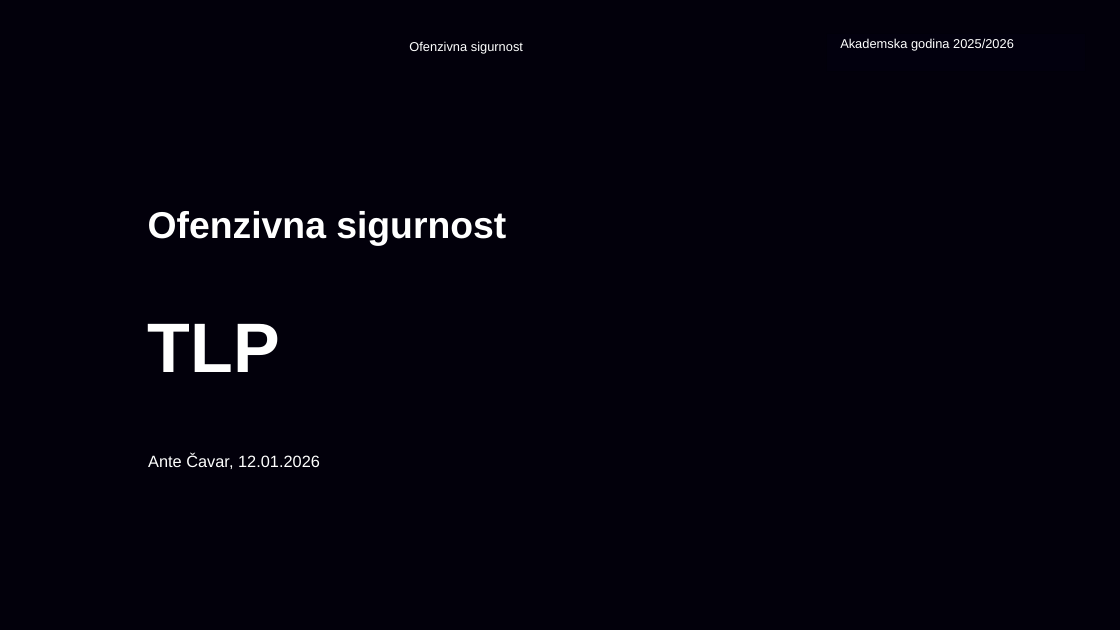
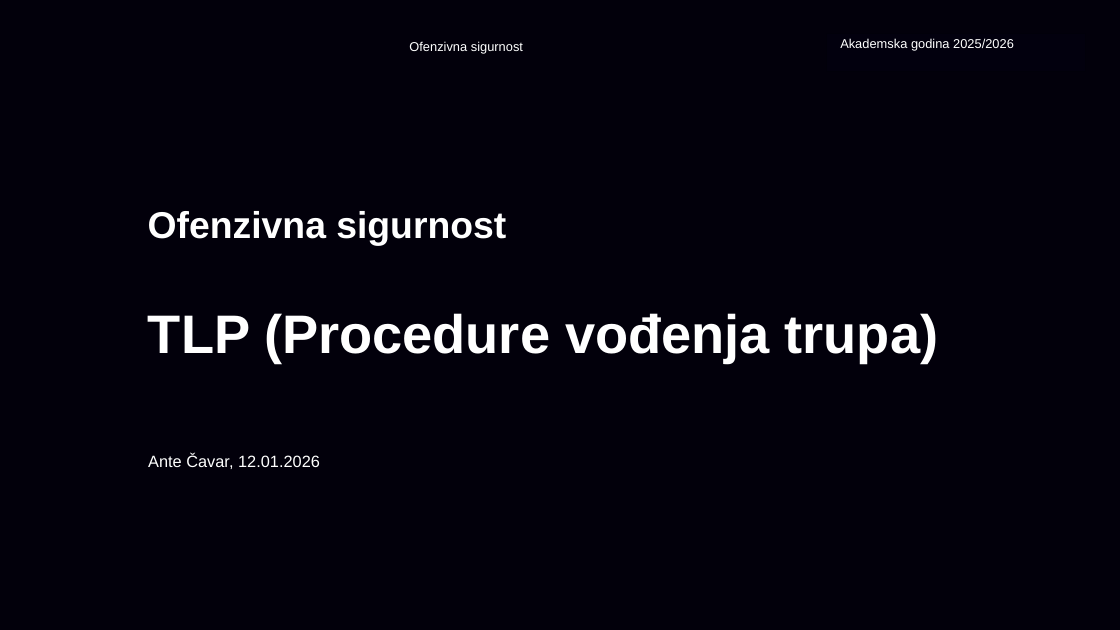
Before and after one commit to Gl1tc6/FER_diplomski, a slide deck: slide 1 of 3semestar/OFESIG/TLP.pptx. Drawn at 1120x630 pixels with LibreOffice and Linux fonts; fonts in the diff are those of the drawing; background and template pictures are left out. Boxes give left, top, right and bottom in pixels: in the first picture for what was removed or moved away, otherwise in the second. Text is boxed around its words. In the diff, an @@ line names an element or a change of style, - is before the commit and + after.

```diff
--- a/3semestar/OFESIG/TLP.pptx
+++ b/3semestar/OFESIG/TLP.pptx
@@ text at bbox=[148, 313, 938, 363]: text changed; size 60 to 46.5 pt @@
-TLP
+TLP (Procedure vođenja trupa)
```
Also in this commit, not shown: 9 other slides changed, 1 slide added, 1 slide removed, 11 other files.
